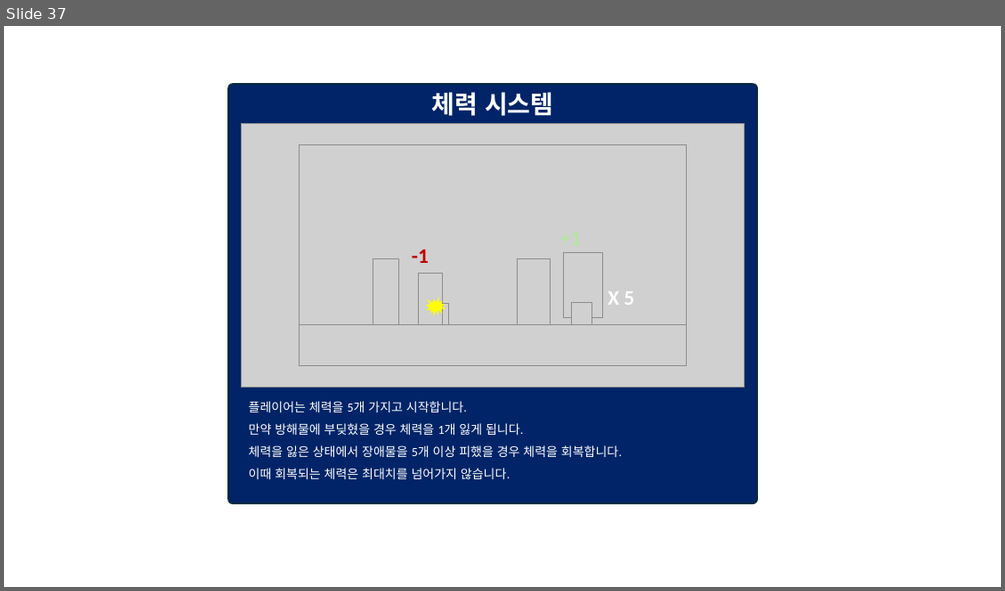
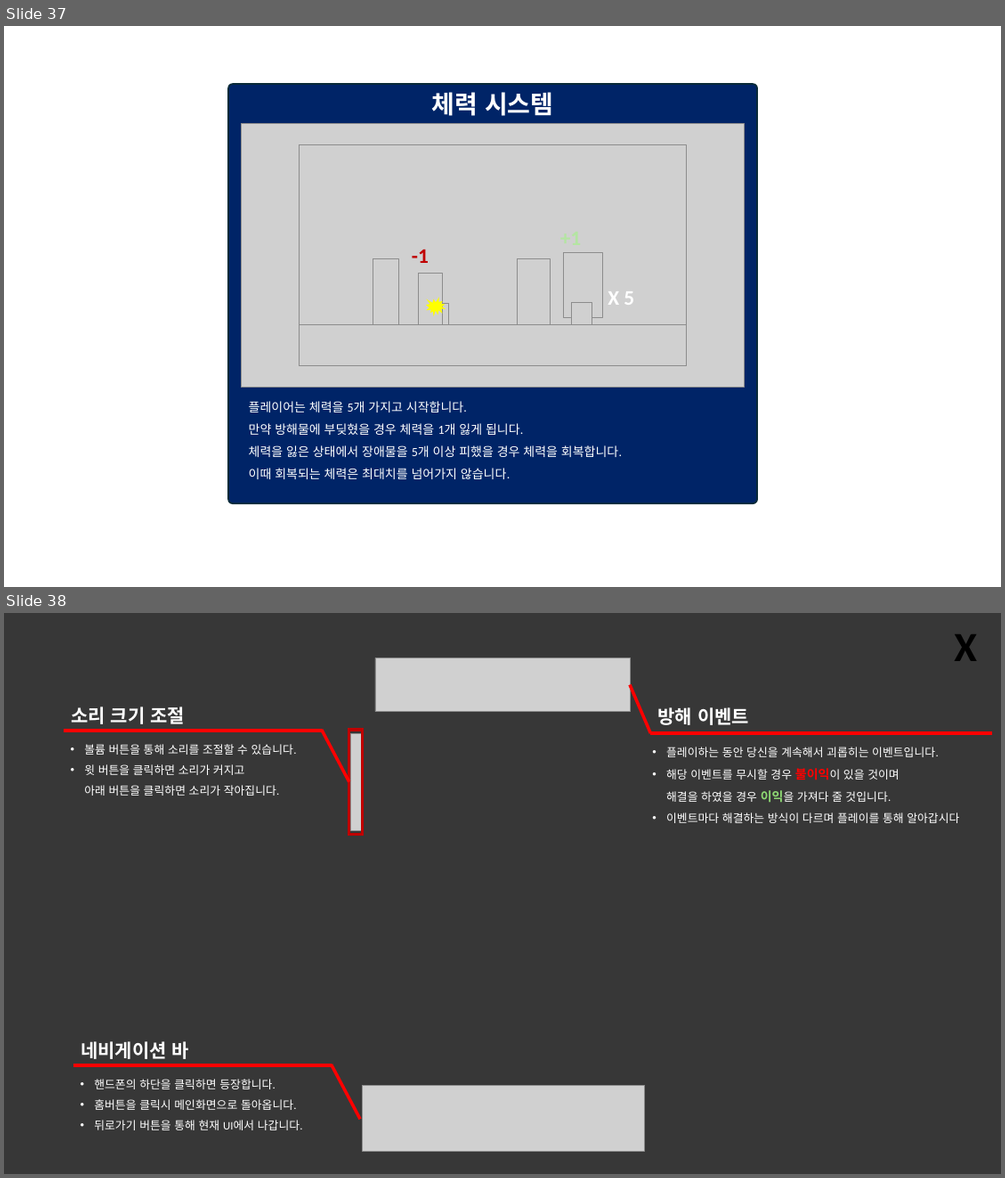
Before and after one commit to weariness00/Mandle_10Minute_Game, a slide deck: document/UI.pptx. Shown one above the other, each under a label of ours: slide 37 before the commit, slides 37 and 38 after it. The pictures are 1005x591 and 1005x1178 pixels, drawn with LibreOffice and Linux fonts; fonts in the diff are those of the drawing; grey boxes stand for pictures; background and template pictures are left out; a plain dark background stands for a picture behind light text. Boxes give left, top, right and bottom in pixels: in the first picture for what was removed or moved away, otherwise in the second. Text is boxed around its words. In the diff, an @@ line names an element or a change of style, - is before the commit and + after.

```diff
--- a/document/UI.pptx
+++ b/document/UI.pptx
@@ slide 38 added at (4,613,1001,1174), background picture (left out) @@
@@ rectangle added at (4,613,1001,1174), fill #3A3A3A at 85% opacity @@
@@ text added at (954,634,977,661), 40 pt, text #000000, bold @@
+X
@@ picture added at (375,657,630,712) @@
@@ line added from (651, 733) to (630, 685), #FF0000 3 pt @@
@@ text added at (71,706,185,724), 18 pt, text #FFFFFF, bold @@
+소리 크기 조절
@@ text added at (658,707,749,725), 18 pt, text #FFFFFF, bold @@
+방해 이벤트
@@ line added from (322, 730) to (64, 730), #FF0000 3 pt @@
@@ text added at (84,744,297,795), 11 pt, text #FFFFFF @@
+• 볼륨 버튼을 통해 소리를 조절할 수 있습니다.
+• 윗 버튼을 클릭하면 소리가 커지고
+  아래 버튼을 클릭하면 소리가 작아집니다.
@@ line added from (349, 782) to (322, 730), #FF0000 3 pt @@
@@ rectangle added at (349,730,363,835), outline #C00000 3 pt @@
@@ picture added at (351,733,364,831) @@
@@ line added from (992, 733) to (651, 733), #FF0000 3 pt @@
@@ text added at (666,747,959,823), 11 pt, text #FFFFFF @@
+• 플레이하는 동안 당신을 계속해서 괴롭히는 이벤트입니다.
+• 해당 이벤트를 무시할 경우 불이익이 있을 것이며
+  해결을 하였을 경우 이익을 가져다 줄 것입니다.
+• 이벤트마다 해결하는 방식이 다르며 플레이를 통해 알아갑시다
@@ line added from (332, 1065) to (73, 1065), #FF0000 3 pt @@
@@ text added at (81,1041,189,1059), 18 pt, text #FFFFFF, bold @@
+네비게이션 바
@@ line added from (360, 1119) to (332, 1064), #FF0000 3 pt @@
@@ text added at (94,1078,303,1130), 11 pt, text #FFFFFF @@
+• 핸드폰의 하단을 클릭하면 등장합니다.
+• 홈버튼을 클릭시 메인화면으로 돌아옵니다.
+• 뒤로가기 버튼을 통해 현재 UI에서 나갑니다.
@@ picture added at (362,1086,645,1151) @@
```
Also in this commit, not shown: 1 other slide added, 2 other files.
